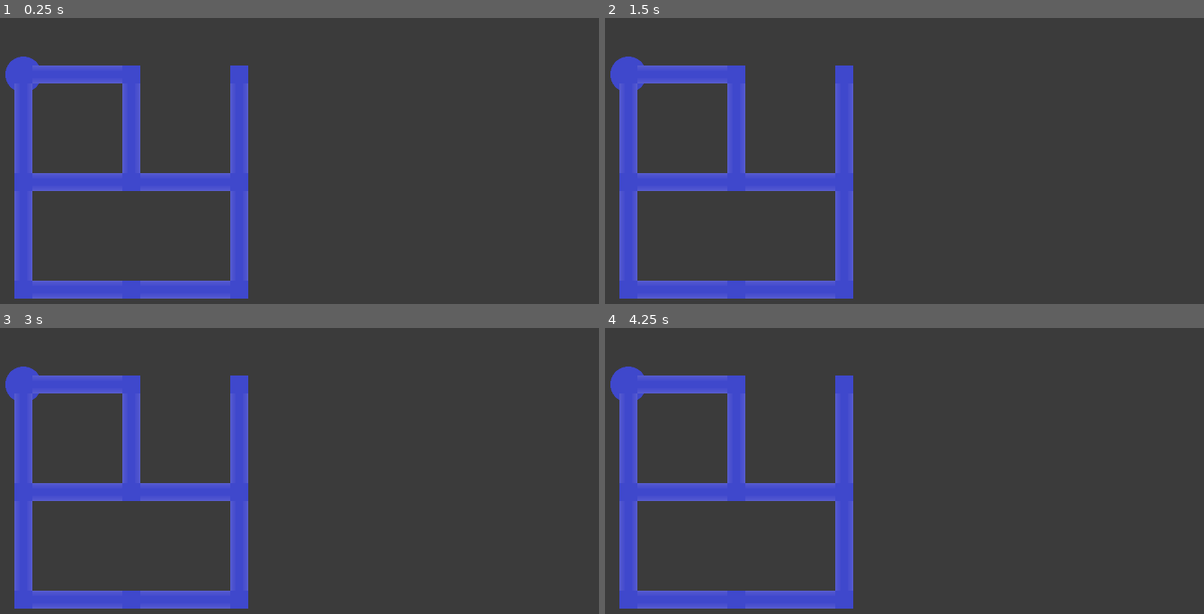
Above: before the commit, frames 1-4 (two rows, left to right).
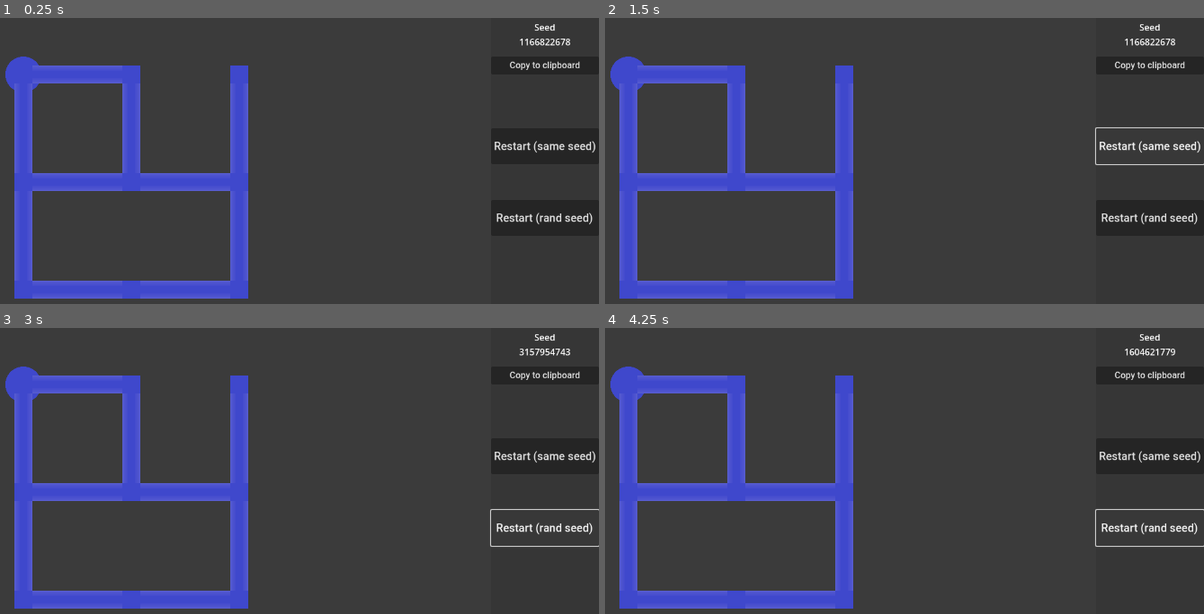
Above: after the commit, the same moments.

Repository: mwegrzyn2311/Procedural-Level-Generation
Game: Godot game, scene res://Games/Panel/Board/board.tscn
Same seed, same stepped clock (60 frames per second), same inputs: the game is played once before the commit and once after it. This scene is started directly instead of the project's main scene.
Inputs (mouse positions are in pixels of both pictures, inside the frame that each line leads up to):
- Up to frame 1 (0.25 s): no input
- Up to frame 2 (1.5 s): click (1150, 146) at 0.5 s, where only the run after the commit has a clickable "Restart (same seed)"; click (1150, 146) at 1.25 s, where only the run after the commit has a clickable "Restart (same seed)"
- Up to frame 3 (3 s): click (545, 456) at 2 s, where only the run after the commit has a clickable "Restart (same seed)"; click (545, 528) at 2.75 s, where only the run after the commit has a clickable "Restart (rand seed)"
- Up to frame 4 (4.25 s): click (1150, 528) at 3.5 s, where only the run after the commit has a clickable "Restart (rand seed)"

The runs differ from the first frame. In frame 1, 0.8% of the frame differs, in the area x 82-100%, y 2-73%; in frame 2, 0.9%, in the area x 81-100%, y 2-73%; in frame 3, 0.9%; in frame 4, 0.9%.

Commit message:
Navigation for Panel

Diff:
--- a/Common/CONSTANTS.gd
+++ b/Common/CONSTANTS.gd
@@ -13,7 +13,7 @@
 
 var ALGOS_PER_GAME: Dictionary = {
 	SupportedGames.BOULDER_DASH: [SupportedAlgos.TEMPLATE_BASED, SupportedAlgos.MONTE_CARLO],
-	SupportedGames.THE_WITNESS_PANELS: [SupportedAlgos.TEMPLATE_BASED]
+	SupportedGames.THE_WITNESS_PANELS: [SupportedAlgos.TEMPLATE_BASED, SupportedAlgos.MONTE_CARLO]
 }
 
 const UNIT_VECTORS: Array[Vector2] = [Vector2.UP, Vector2.RIGHT, Vector2.DOWN, Vector2.LEFT]
--- a/Common/NAVIGATION.gd
+++ b/Common/NAVIGATION.gd
@@ -6,16 +6,24 @@
 var game_scene = null
 
 var GAME_TO_SCENE: Dictionary = {
-	CONSTANTS.SupportedGames.BOULDER_DASH : "res://Games/Supaplex/Board/board.tscn"
+	CONSTANTS.SupportedGames.BOULDER_DASH : "res://Games/Supaplex/Board/board.tscn",
+	CONSTANTS.SupportedGames.THE_WITNESS_PANELS : "res://Games/Panel/Board/board.tscn"
 }
 var GAME_TO_ALGO_TO_PARAM_SELECTION: Dictionary = {
 	CONSTANTS.SupportedGames.BOULDER_DASH : {
 		CONSTANTS.SupportedAlgos.TEMPLATE_BASED: "res://UI/GameUI/Supaplex/supaplex_template_based_params_menu.tscn",
 		CONSTANTS.SupportedAlgos.MONTE_CARLO: "res://Games/Supaplex/UI/ParamSelection/supaplex_mcts_based_params_menu.tscn"
+	},
+	CONSTANTS.SupportedGames.THE_WITNESS_PANELS : {
+		CONSTANTS.SupportedAlgos.TEMPLATE_BASED: "res://Games/Panel/UI/panel_template_based_params_menu.tscn",
+		CONSTANTS.SupportedAlgos.MONTE_CARLO: "res://Games/Panel/UI/panel_mcts_based_params_menu.tscn"
 	}
 }
+var GAME_TO_INFO_SCRIPT: Dictionary = {
+	CONSTANTS.SupportedGames.BOULDER_DASH: CURRENT_LEVEL_INFO,
+	CONSTANTS.SupportedGames.THE_WITNESS_PANELS: CURRENT_PANEL,
+}
 
-# TODO: Will require algo once there is more than one
 func getGameScene(game: CONSTANTS.SupportedGames) -> String:
 	return GAME_TO_SCENE.get(game)
 
--- a/Games/Panel/Board/board.tscn
+++ b/Games/Panel/Board/board.tscn
@@ -1,6 +1,7 @@
-[gd_scene load_steps=2 format=3 uid="uid://qg8prwos6mj0"]
+[gd_scene load_steps=3 format=3 uid="uid://qg8prwos6mj0"]
 
 [ext_resource type="Script" path="res://Games/Panel/Board/board.gd" id="1_bi78r"]
+[ext_resource type="PackedScene" uid="uid://cucya5n70q0nb" path="res://UI/GameUI/Overlay/base_game_overlay.tscn" id="2_iybhh"]
 
 [node name="PanelBoard" type="Node2D"]
 script = ExtResource("1_bi78r")
@@ -13,4 +14,6 @@
 
 [node name="Elements" type="Node2D" parent="."]
 
+[node name="BaseGameOverlay" parent="." instance=ExtResource("2_iybhh")]
+
 [connection signal="gui_input" from="Background" to="." method="_on_background_gui_input"]
--- a/Games/Panel/Info/CURRENT_PANEL.gd
+++ b/Games/Panel/Info/CURRENT_PANEL.gd
@@ -6,7 +6,7 @@
 
 var panel_dict: Dictionary
 
-var level_generator: LevelGenerator = null
+var level_generator: LevelGenerator = PanelMockGenerator.new()
 
 func set_width(width: int):
 	self.width = width
@@ -19,13 +19,8 @@
 		level_generator = PanelTemplateLevelGenerator.new(width, height, SUPAPLEX_TEMPLATES.TEMPLATES_6)
 	elif MENU_INFO.selectedAlgo == CONSTANTS.SupportedAlgos.MONTE_CARLO:
 		level_generator = PanelMCTSLevelGenerator.new(width, height)
+	else:
+		level_generator = PanelMockGenerator.new()
 
 func generate_map():
-	#self.panel_dict = level_generator.generate_level()
-	self.panel_dict = {
-		Vector2(0,0): PANEL_ELEMENTS.Ele.START, Vector2(1, 0): PANEL_ELEMENTS.Ele.PIPE, Vector2(2, 0): PANEL_ELEMENTS.Ele.INTERSECTION, Vector2(3, 0): PANEL_ELEMENTS.Ele.EMPTY, Vector2(4, 0): PANEL_ELEMENTS.Ele.INTERSECTION,
-		Vector2(0,1): PANEL_ELEMENTS.Ele.PIPE, Vector2(1, 1): PANEL_ELEMENTS.Ele.EMPTY, Vector2(2, 1): PANEL_ELEMENTS.Ele.PIPE, Vector2(3, 1): PANEL_ELEMENTS.Ele.EMPTY, Vector2(4, 1): PANEL_ELEMENTS.Ele.PIPE,
-		Vector2(0,2): PANEL_ELEMENTS.Ele.INTERSECTION, Vector2(1, 2): PANEL_ELEMENTS.Ele.PIPE, Vector2(2, 2): PANEL_ELEMENTS.Ele.INTERSECTION, Vector2(3, 2): PANEL_ELEMENTS.Ele.PIPE, Vector2(4, 2): PANEL_ELEMENTS.Ele.INTERSECTION,
-		Vector2(0,3): PANEL_ELEMENTS.Ele.PIPE, Vector2(1, 3): PANEL_ELEMENTS.Ele.EMPTY, Vector2(2, 3): PANEL_ELEMENTS.Ele.EMPTY, Vector2(3, 3): PANEL_ELEMENTS.Ele.EMPTY, Vector2(4, 3): PANEL_ELEMENTS.Ele.PIPE,
-		Vector2(0,4): PANEL_ELEMENTS.Ele.INTERSECTION, Vector2(1, 4): PANEL_ELEMENTS.Ele.PIPE, Vector2(2, 4): PANEL_ELEMENTS.Ele.INTERSECTION, Vector2(3, 4): PANEL_ELEMENTS.Ele.PIPE, Vector2(4, 4): PANEL_ELEMENTS.Ele.INTERSECTION,
-	}
+	self.panel_dict = level_generator.generate_level()
--- /dev/null
+++ b/Games/Panel/LevelGeneration/Mock/panel_mock_generator.gd
@@ -0,0 +1,12 @@
+extends MCTSLevelGenerator
+
+class_name PanelMockGenerator
+
+func generate_level() -> Dictionary:
+	return {
+		Vector2(0,0): PANEL_ELEMENTS.Ele.START, Vector2(1, 0): PANEL_ELEMENTS.Ele.PIPE, Vector2(2, 0): PANEL_ELEMENTS.Ele.INTERSECTION, Vector2(3, 0): PANEL_ELEMENTS.Ele.EMPTY, Vector2(4, 0): PANEL_ELEMENTS.Ele.INTERSECTION,
+		Vector2(0,1): PANEL_ELEMENTS.Ele.PIPE, Vector2(1, 1): PANEL_ELEMENTS.Ele.EMPTY, Vector2(2, 1): PANEL_ELEMENTS.Ele.PIPE, Vector2(3, 1): PANEL_ELEMENTS.Ele.EMPTY, Vector2(4, 1): PANEL_ELEMENTS.Ele.PIPE,
+		Vector2(0,2): PANEL_ELEMENTS.Ele.INTERSECTION, Vector2(1, 2): PANEL_ELEMENTS.Ele.PIPE, Vector2(2, 2): PANEL_ELEMENTS.Ele.INTERSECTION, Vector2(3, 2): PANEL_ELEMENTS.Ele.PIPE, Vector2(4, 2): PANEL_ELEMENTS.Ele.INTERSECTION,
+		Vector2(0,3): PANEL_ELEMENTS.Ele.PIPE, Vector2(1, 3): PANEL_ELEMENTS.Ele.EMPTY, Vector2(2, 3): PANEL_ELEMENTS.Ele.EMPTY, Vector2(3, 3): PANEL_ELEMENTS.Ele.EMPTY, Vector2(4, 3): PANEL_ELEMENTS.Ele.PIPE,
+		Vector2(0,4): PANEL_ELEMENTS.Ele.INTERSECTION, Vector2(1, 4): PANEL_ELEMENTS.Ele.PIPE, Vector2(2, 4): PANEL_ELEMENTS.Ele.INTERSECTION, Vector2(3, 4): PANEL_ELEMENTS.Ele.PIPE, Vector2(4, 4): PANEL_ELEMENTS.Ele.INTERSECTION,
+	}
--- a/Games/Panel/LevelGeneration/MonteCarloGeneration/panel_mcts_level_generator.gd
+++ b/Games/Panel/LevelGeneration/MonteCarloGeneration/panel_mcts_level_generator.gd
@@ -10,5 +10,4 @@
 	self.height = height
 
 func generate_level() -> Dictionary:
-	# TODO: Implement
-	return {}
+	return super.generate_level()
--- a/Games/Panel/LevelGeneration/TemplateGeneration/panel_template_level_generator.gd
+++ b/Games/Panel/LevelGeneration/TemplateGeneration/panel_template_level_generator.gd
@@ -7,4 +7,4 @@
 
 func generate_level() -> Dictionary:
 	# TODO: Implement
-	return {}
+	return super.generate_level()
--- /dev/null
+++ b/Games/Panel/UI/panel_mcts_based_params_menu.tscn
@@ -0,0 +1,9 @@
+[gd_scene load_steps=2 format=3 uid="uid://bpqtvi6gptqjx"]
+
+[ext_resource type="PackedScene" uid="uid://brcwtlk1fn7b7" path="res://UI/GameUI/game_params_menu.tscn" id="1_nonqr"]
+
+[node name="PanelMCTSParamsMenu" instance=ExtResource("1_nonqr")]
+
+[node name="Title" parent="Margin/Contents" index="0"]
+text = "Input params for Panel
+(MCTS based generation)"
--- /dev/null
+++ b/Games/Panel/UI/panel_template_based_params_menu.tscn
@@ -0,0 +1,9 @@
+[gd_scene load_steps=2 format=3 uid="uid://byti43j6fkv5h"]
+
+[ext_resource type="PackedScene" uid="uid://brcwtlk1fn7b7" path="res://UI/GameUI/game_params_menu.tscn" id="1_loegs"]
+
+[node name="PanelTemplateParamsMenu" instance=ExtResource("1_loegs")]
+
+[node name="Title" parent="Margin/Contents" index="0"]
+text = "Input params for Panel
+(Template based generation)"
--- a/UI/GameUI/Supaplex/supaplex_template_based_params_menu.tscn
+++ b/UI/GameUI/Supaplex/supaplex_template_based_params_menu.tscn
@@ -4,36 +4,5 @@
 
 [node name="SupaplexTemplateBasedParamsMenu" instance=ExtResource("1_lsla4")]
 
-[node name="Contents" parent="Margin" index="0"]
-layout_mode = 2
-
 [node name="Title" parent="Margin/Contents" index="0"]
-layout_mode = 2
 text = "Input params for the Supaplex (Template Based)"
-
-[node name="Interactive" parent="Margin/Contents" index="1"]
-layout_mode = 2
-
-[node name="VBoxContainer" parent="Margin/Contents/Interactive" index="0"]
-layout_mode = 2
-
-[node name="BackButton" parent="Margin/Contents/Interactive/VBoxContainer" index="0"]
-layout_mode = 2
-
-[node name="GridContainer" parent="Margin/Contents/Interactive/VBoxContainer" index="1"]
-layout_mode = 2
-
-[node name="WidthLabel" parent="Margin/Contents/Interactive/VBoxContainer/GridContainer" index="0"]
-layout_mode = 2
-
-[node name="WidthInput" parent="Margin/Contents/Interactive/VBoxContainer/GridContainer" index="1"]
-layout_mode = 2
-
-[node name="HeightLabel" parent="Margin/Contents/Interactive/VBoxContainer/GridContainer" index="2"]
-layout_mode = 2
-
-[node name="HeightInput" parent="Margin/Contents/Interactive/VBoxContainer/GridContainer" index="3"]
-layout_mode = 2
-
-[node name="StartButton" parent="Margin/Contents/Interactive/VBoxContainer" index="2"]
-layout_mode = 2
--- a/UI/GameUI/game_params_menu.gd
+++ b/UI/GameUI/game_params_menu.gd
@@ -13,7 +13,8 @@
 	get_tree().change_scene_to_file(NAVIGATION.GAME_SELECTION)
 
 func _on_start_button_pressed():
-	CURRENT_LEVEL_INFO.set_width(widthInput.get_int_value())
-	CURRENT_LEVEL_INFO.set_height(heightInput.get_int_value())
-	CURRENT_LEVEL_INFO.apply()
+	var info_script = NAVIGATION.GAME_TO_INFO_SCRIPT[MENU_INFO.selectedGame]
+	info_script.set_width(widthInput.get_int_value())
+	info_script.set_height(heightInput.get_int_value())
+	info_script.apply()
 	get_tree().change_scene_to_file(NAVIGATION.getGameScene(MENU_INFO.selectedGame))
--- a/project.godot
+++ b/project.godot
@@ -20,7 +20,6 @@
 Dir2="*res://Common/Dir2.gd"
 CONSTANTS="*res://Common/CONSTANTS.gd"
 MENU_INFO="*res://Common/MENU_INFO.gd"
-NAVIGATION="*res://Common/NAVIGATION.gd"
 COLLECTION_UTIL="*res://Common/COLLECTION_UTIL.gd"
 RNG_UTIL="*res://Common/RNG_UTIL.gd"
 SUPAPLEX_TEMPLATES="*res://Games/Supaplex/LevelGeneration/template_generation/SUPAPLEX_TEMPLATES.gd"
@@ -33,6 +32,7 @@
 PANEL_ELEMENTS="*res://Games/Panel/LevelGeneration/PANEL_ELEMENTS.gd"
 CURRENT_PANEL="*res://Games/Panel/Info/CURRENT_PANEL.gd"
 PANEL_ELE_CONVERTER="*res://Games/Panel/LevelGeneration/PANEL_ELE_CONVERTER.gd"
+NAVIGATION="*res://Common/NAVIGATION.gd"
 
 [display]
 
